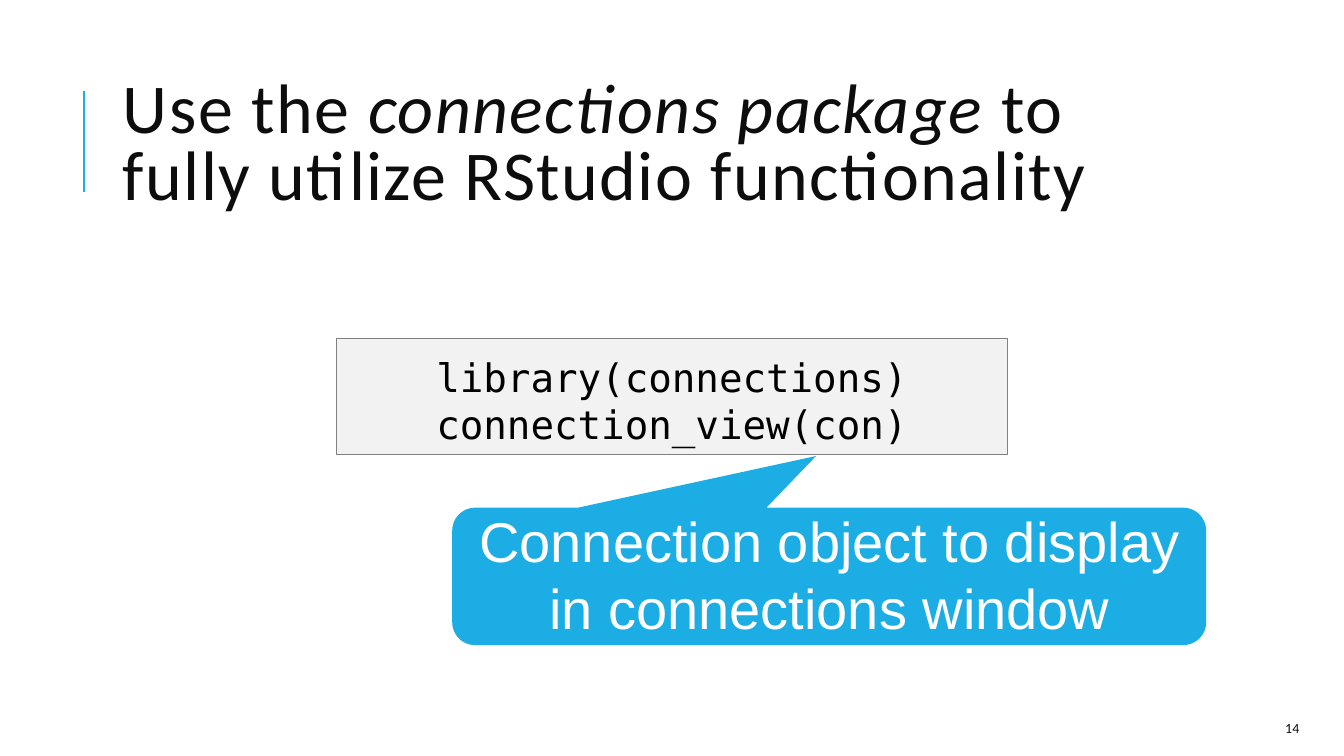
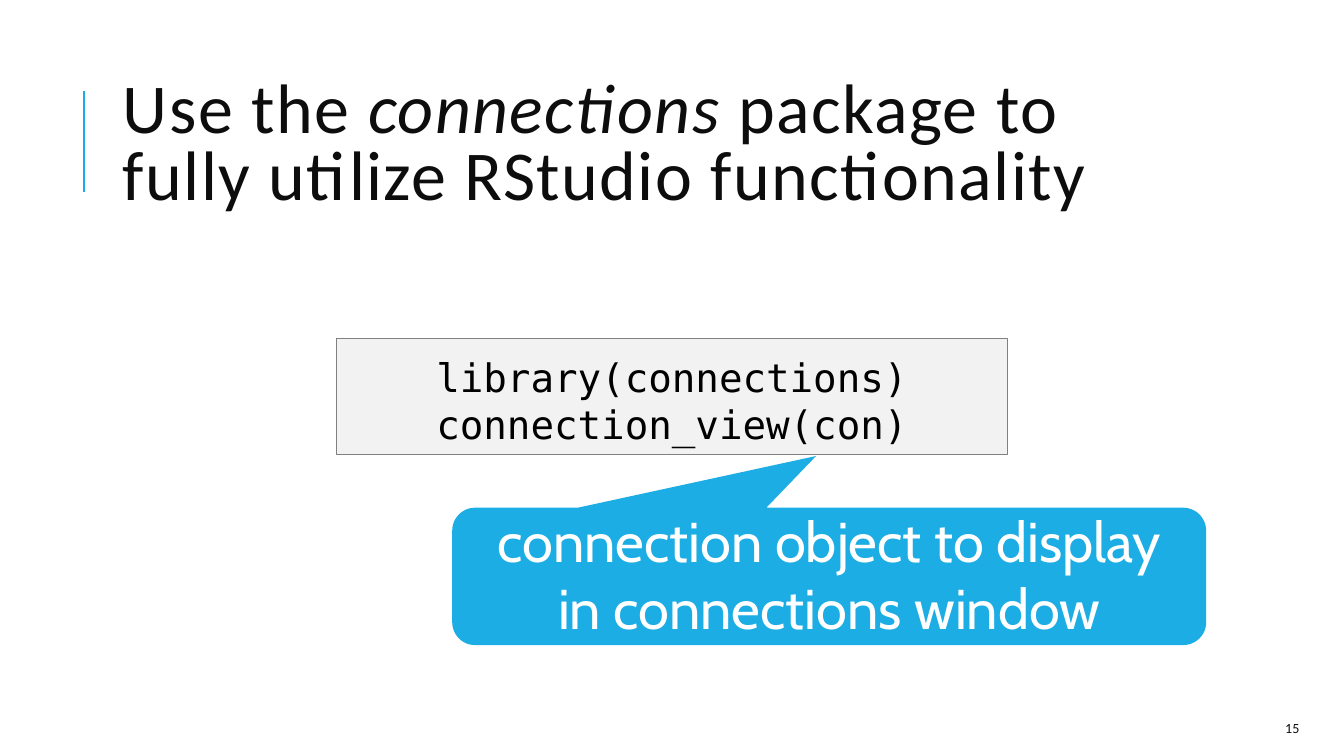
Before and after one commit to amromeo/api_r_int_db_24, a slide deck: slide 15 of presentations/02 - Databases with R.pptx (slide 14 before the commit). Drawn at 1344x756 pixels with LibreOffice and Linux fonts; fonts in the diff are those of the drawing. Boxes give left, top, right and bottom in pixels: in the first picture for what was removed or moved away, otherwise in the second. Text is boxed around its words. In the diff, an @@ line names an element or a change of style, - is before the commit and + after.

```diff
--- a/presentations/02 - Databases with R.pptx
+++ b/presentations/02 - Databases with R.pptx
@@ title "Use the connections package to ..." at box(123, 84, 1085, 212): italic off in "package" @@
@@ text at box(498, 520, 1160, 574): text changed; font Arial to Cabin @@
-Connection object to display
+connection object to display
@@ text at box(558, 587, 1100, 630): font Arial to Cabin in "in connections window" @@
@@ page number at box(1285, 724, 1299, 733): text changed @@
-14
+15
```
Also in this commit, not shown: 10 other slides changed, 1 slide added.
